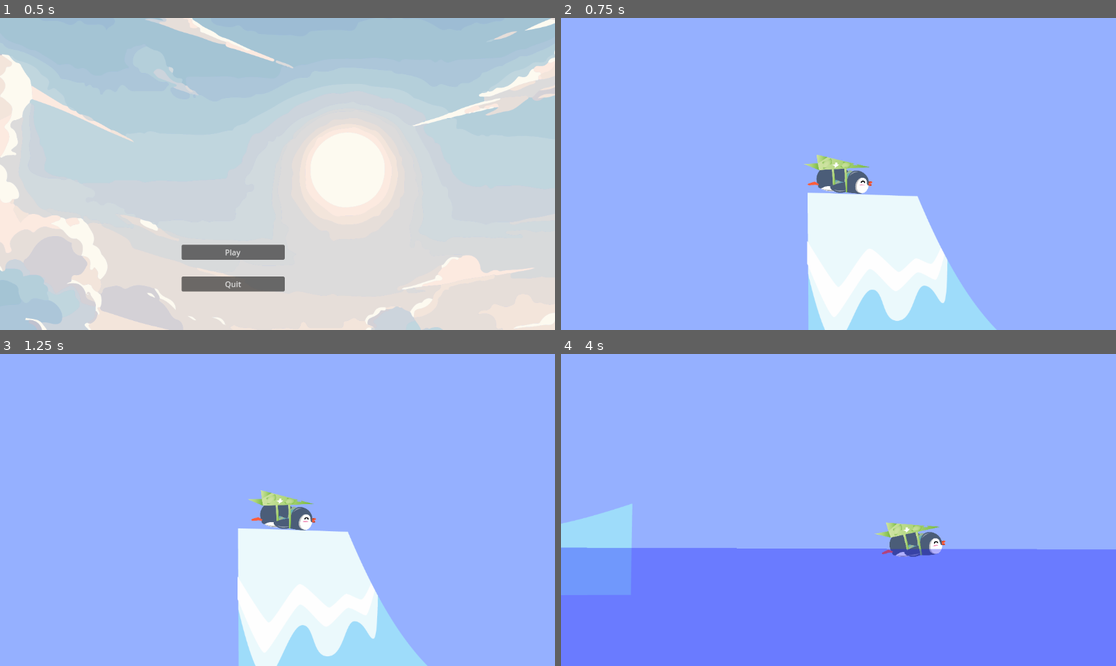
Above: before the commit, frames 1-4 (two rows, left to right).
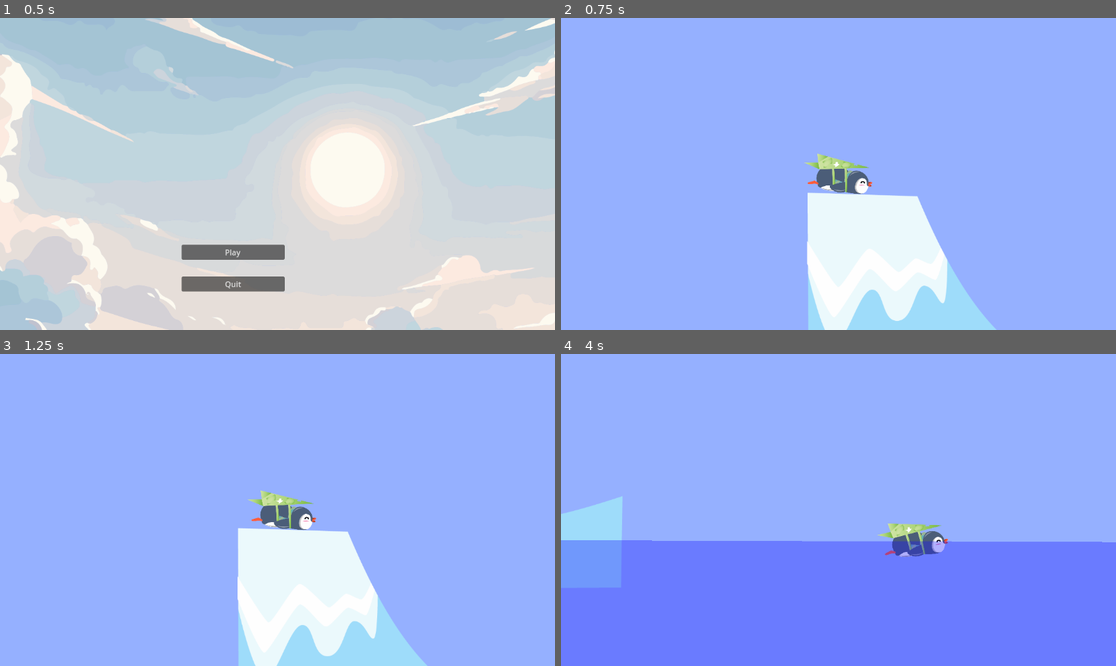
Above: after the commit, the same moments.

Repository: ilietodirascu/Penguin
Game: Godot game, scene res://scenes/menu.tscn
Two runs of this game, one before a commit and one after it. Both use one fixed random seed, a clock stepped at 60 frames per second and the inputs below.
Inputs:
- Up to frame 1 (0.5 s): no input
- Up to frame 2 (0.75 s): click "Play" at 0.5 s
- Up to frame 3 (1.25 s): no input
- Up to frame 4 (4 s): hold Space (apply_boost) 1.28-2.03 s; hold Right (ui_right) 1.28-2.78 s; tap Space (apply_boost) at 2.1, 3.6 s; hold Left (ui_left) 2.78-3.53 s; hold Space (apply_boost) 2.78-3.53 s; hold Right (ui_right) from 3.53 s (still down)

Frame 1 is identical in both runs. In frame 2, 0.2% of the frame differs, in the area x 43-57%, y 43-57%; in frame 3, 0.1%; in frame 4, 3.8%, in the area x 0-100%, y 45-78%.

Commit message:
fixed the water (again)

Diff:
--- a/scripts/rb_penguin.gd
+++ b/scripts/rb_penguin.gd
@@ -6,13 +6,14 @@
 var raycast:RayCast2D = null
 var direction : Vector2
 var gravity_vector = Vector2(0,1)
-const ramp_gravity_scale = 2.0
+const air_gravity_scale = 2.0
 var boost_strength = 300
 
 var is_on_ramp = true
 var touch_water : bool = false
 
 func _ready():
+	reset_gravity()
 	contact_monitor = true
 	raycast = $RayCast2D
 	max_contacts_reported = 2
@@ -25,9 +26,10 @@
 
 	raycasting_process(delta)
 
-	if is_on_ramp:
-		set_gravity_scale(ramp_gravity_scale)  # Increased gravity on ramps
-	else:
+	if !is_on_ramp && !touch_water:
+		set_gravity_scale(air_gravity_scale)
+
+	if touch_water:
 		reset_gravity()
 
 	apply_central_impulse(direction * glideForce)
@@ -92,4 +94,5 @@
 		get_tree().change_scene_to_file("res://scenes/upgrades.tscn")
 
 func _on_wota_2_body_entered(body):
-	touch_water = true
+	if body.is_in_group("character"):
+		touch_water = true
--- a/scripts/upgrades.gd
+++ b/scripts/upgrades.gd
@@ -24,7 +24,6 @@
 		rocket = progression.get_value("", "rocket")
 		rocket_fuel = progression.get_value("", "rocket_fuel")
 		days = progression.get_value("", "days")
-		print("foo ", acceleration)
 	else:
 		progression.set_value("", "acceleration", 0)
 		progression.set_value("", "air_resistance", 0)
Not shown: 1 places in scenes/menu.tscn that only renumber resources
